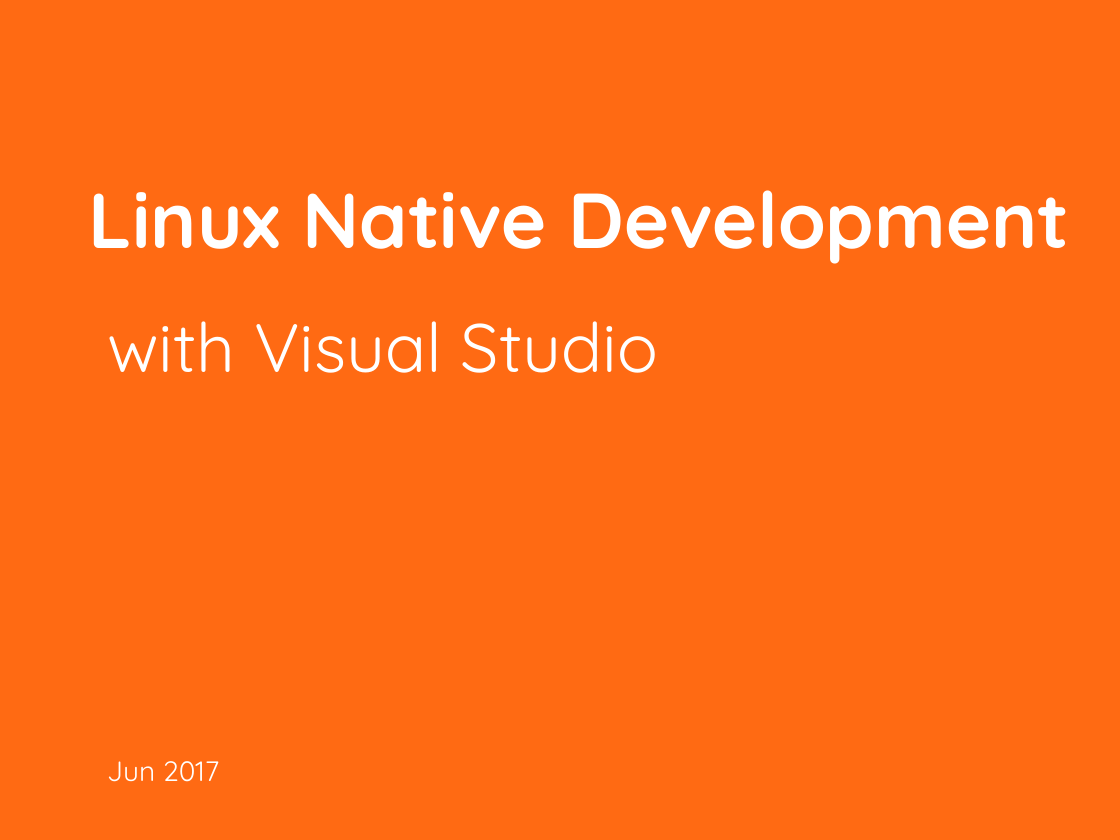
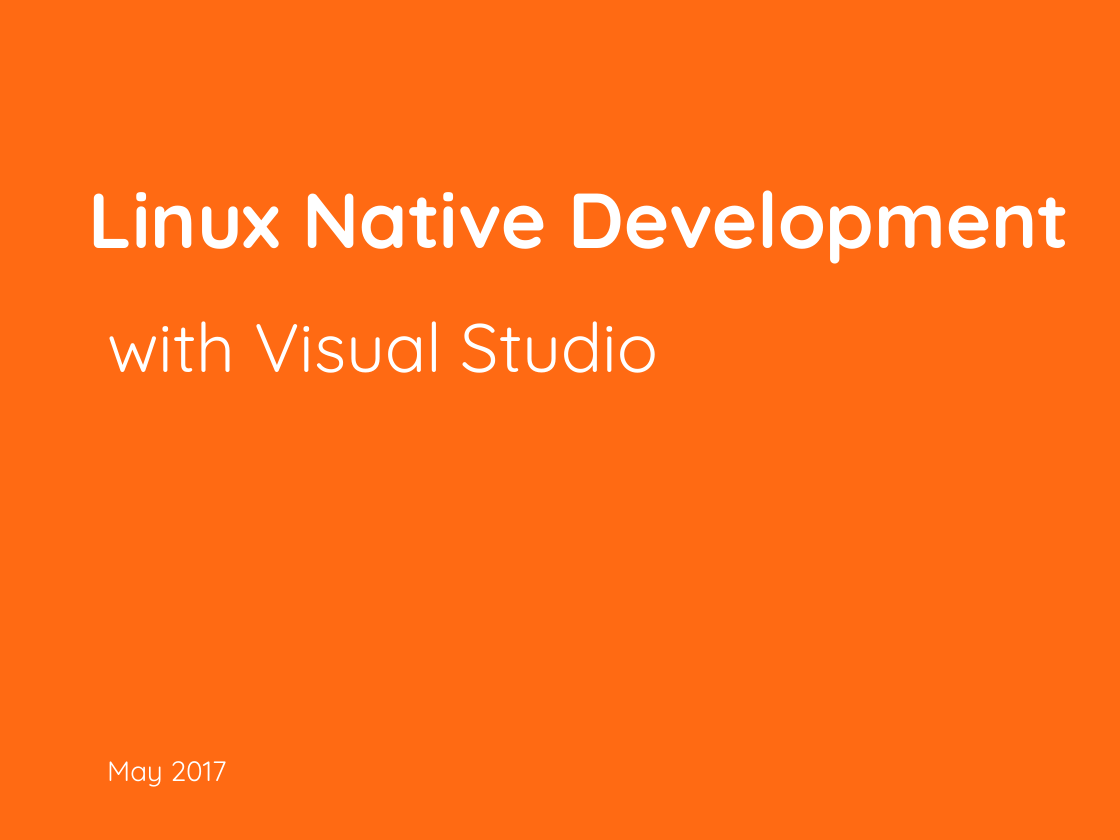
Before and after one commit to A-KL/my-iot, a slide deck: slide 1 of projects/GdbDemo/Demo.pptx. Drawn at 1120x840 pixels with LibreOffice and Linux fonts; fonts in the diff are those of the drawing; background and template pictures are left out. Boxes give left, top, right and bottom in pixels: in the first picture for what was removed or moved away, otherwise in the second. Text is boxed around its words. In the diff, an @@ line names an element or a change of style, - is before the commit and + after.

```diff
--- a/projects/GdbDemo/Demo.pptx
+++ b/projects/GdbDemo/Demo.pptx
@@ text at box(107, 761, 226, 787): text changed @@
-Jun 2017
+May 2017
```
Also in this commit, not shown: 1 other slide changed, 1 slide removed, 4 other files.
